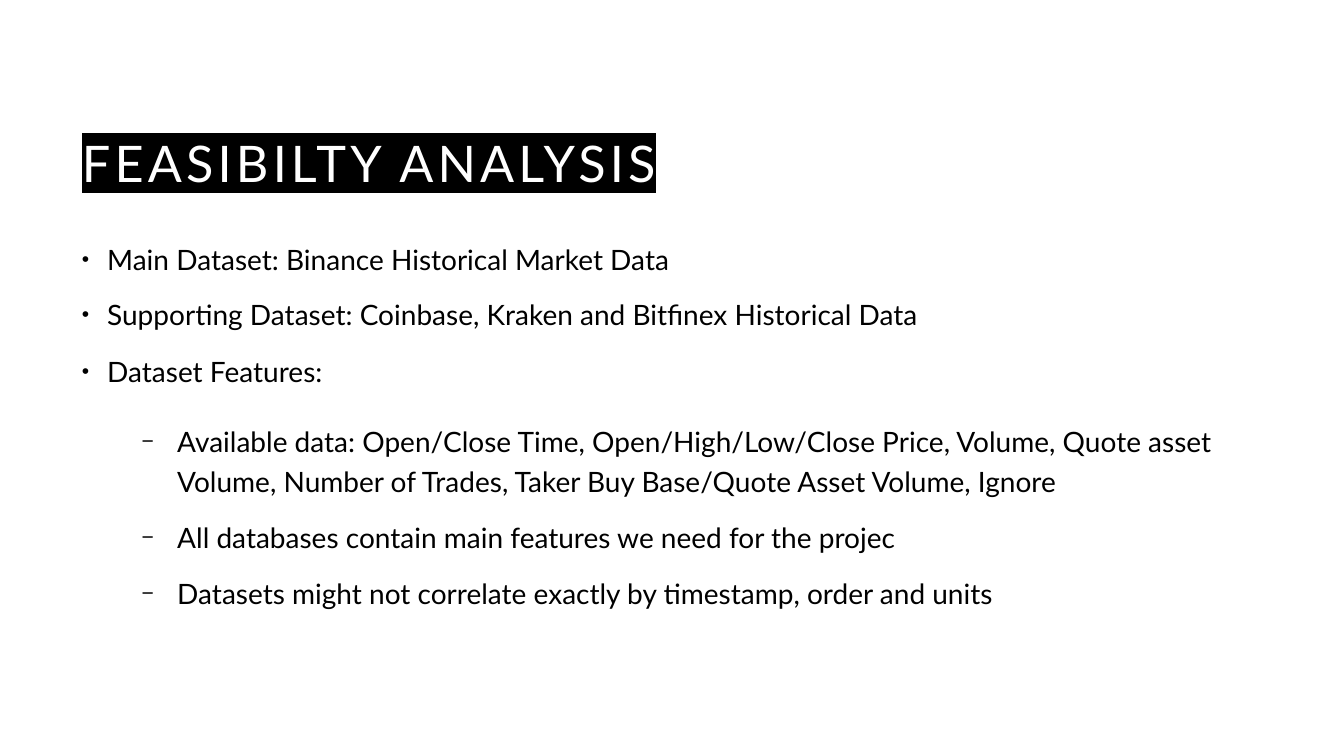
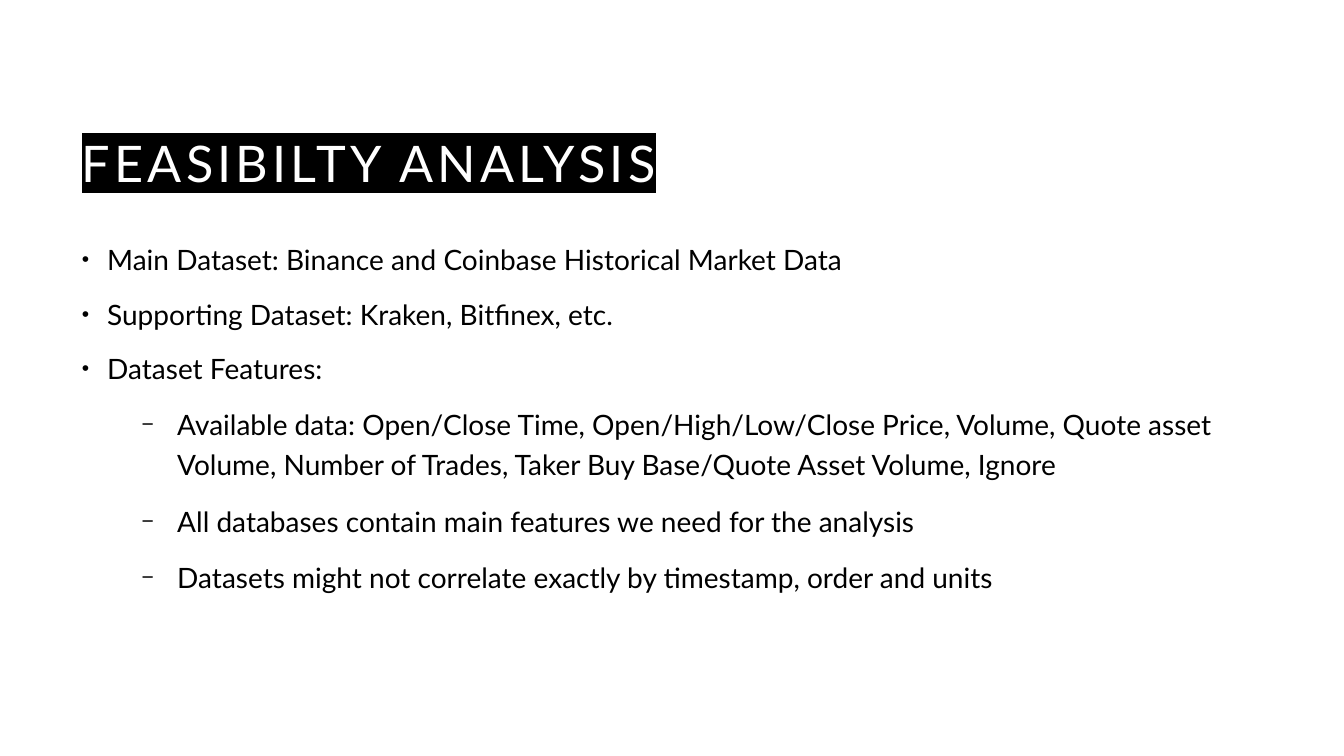
Before and after one commit to guyHarem/TAU_DS_Project, a slide deck: slide 3 of Presentations/DS-project-poc.pptx (slide 10 before the commit). Drawn at 1344x756 pixels with LibreOffice and Linux fonts; fonts in the diff are those of the drawing. Boxes give left, top, right and bottom in pixels: in the first picture for what was removed or moved away, otherwise in the second. Text is boxed around its words. In the diff, an @@ line names an element or a change of style, - is before the commit and + after.

```diff
--- a/Presentations/DS-project-poc.pptx
+++ b/Presentations/DS-project-poc.pptx
@@ text at <box>107,249,842,330</box>: text changed @@
-• Main Dataset: Binance Historical Market Data
-• Supporting Dataset: Coinbase, Kraken and Bitfinex Historical Data
+• Main Dataset: Binance and Coinbase Historical Market Data
+• Supporting Dataset: Kraken, Bitfinex, etc.
@@ text at <box>107,359,322,380</box>: less space between paragraphs @@
@@ text at <box>177,511,914,537</box>: text changed @@
-  − All databases contain main features we need for the projec
+  − All databases contain main features we need for the analysis
```
Also in this commit, not shown: 14 other slides changed, 3 slides added, 1 slide removed.
